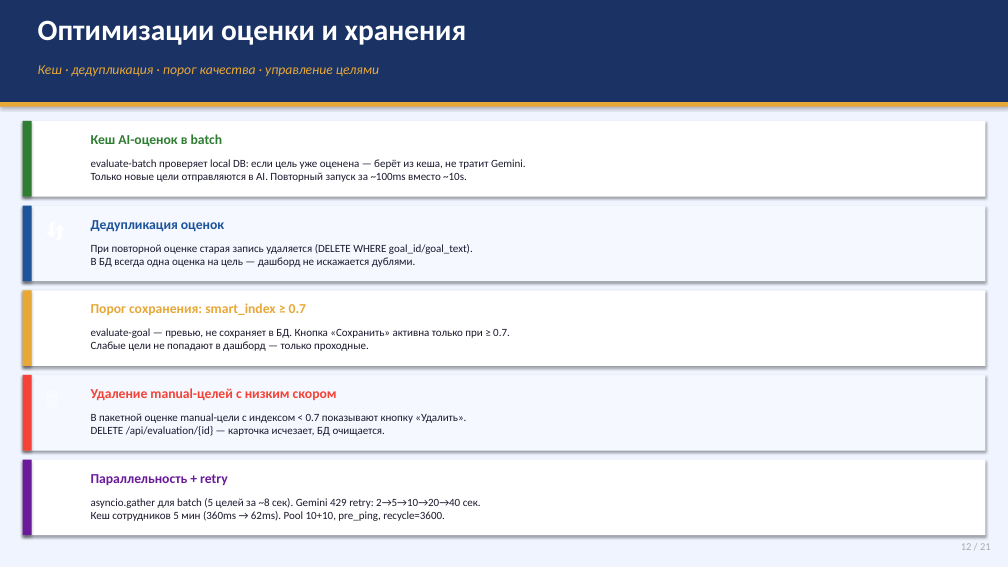
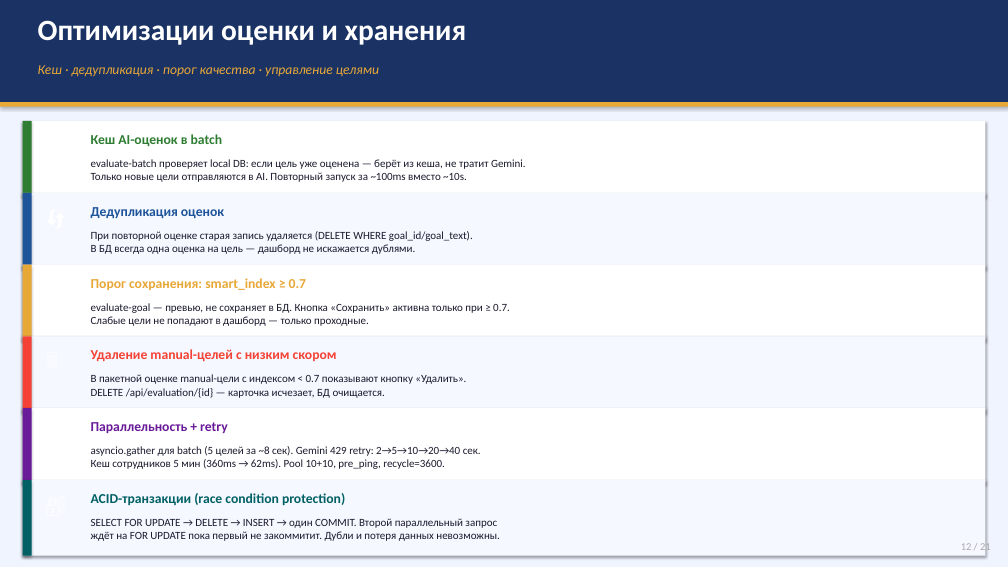
Before and after one commit to Islambek201632838/kmg-hr, a slide deck: slide 12 of KMG_HR_AI_Presentation.pptx. Drawn at 1008x567 pixels with LibreOffice and Linux fonts; fonts in the diff are those of the drawing. Boxes give left, top, right and bottom in pixels: in the first picture for what was removed or moved away, otherwise in the second. Text is boxed around its words. In the diff, an @@ line names an element or a change of style, - is before the commit and + after.

Commit message:
Add ACID transactions to optimization slide in presentation

```diff
--- a/KMG_HR_AI_Presentation.pptx
+++ b/KMG_HR_AI_Presentation.pptx
@@ 2 texts, 2 rectangles: place and size @@
-2 texts, 2 rectangles at box(23, 206, 985, 281)
+2 texts, 2 rectangles at box(23, 193, 985, 268)
@@ text "При повторной оценке старая запись ...": place and size @@
-text "При повторной оценке старая запись ..." at box(91, 244, 473, 267)
+text "При повторной оценке старая запись ..." at box(91, 231, 473, 254)
@@ 3 texts, 2 rectangles: place and size @@
-3 texts, 2 rectangles at box(23, 290, 985, 366)
+3 texts, 2 rectangles at box(23, 265, 985, 340)
@@ 3 texts, 2 rectangles: place and size @@
-3 texts, 2 rectangles at box(23, 375, 985, 451)
+3 texts, 2 rectangles at box(23, 337, 985, 412)
@@ 3 texts, 2 rectangles: place and size @@
-3 texts, 2 rectangles at box(23, 460, 985, 535)
+3 texts, 2 rectangles at box(23, 408, 985, 484)
@@ rectangle added at box(23, 480, 985, 556), fill #F5F8FF @@
@@ rectangle added at box(23, 480, 32, 556), fill #006064 @@
@@ text added at box(38, 488, 76, 545), 20 pt, text #FFFFFF @@
+🔐
@@ text added at box(91, 493, 345, 505), 13 pt, text #006064, bold @@
+ACID-транзакции (race condition protection)
@@ text added at box(91, 518, 500, 541), 10.5 pt, text #1A1A2E @@
+SELECT FOR UPDATE → DELETE → INSERT → один COMMIT. Второй параллельный запрос
+ждёт на FOR UPDATE пока первый не закоммитит. Дубли и потеря данных невозможны.
```
Also in this commit, not shown: 4 other slides changed, 1 other file.
